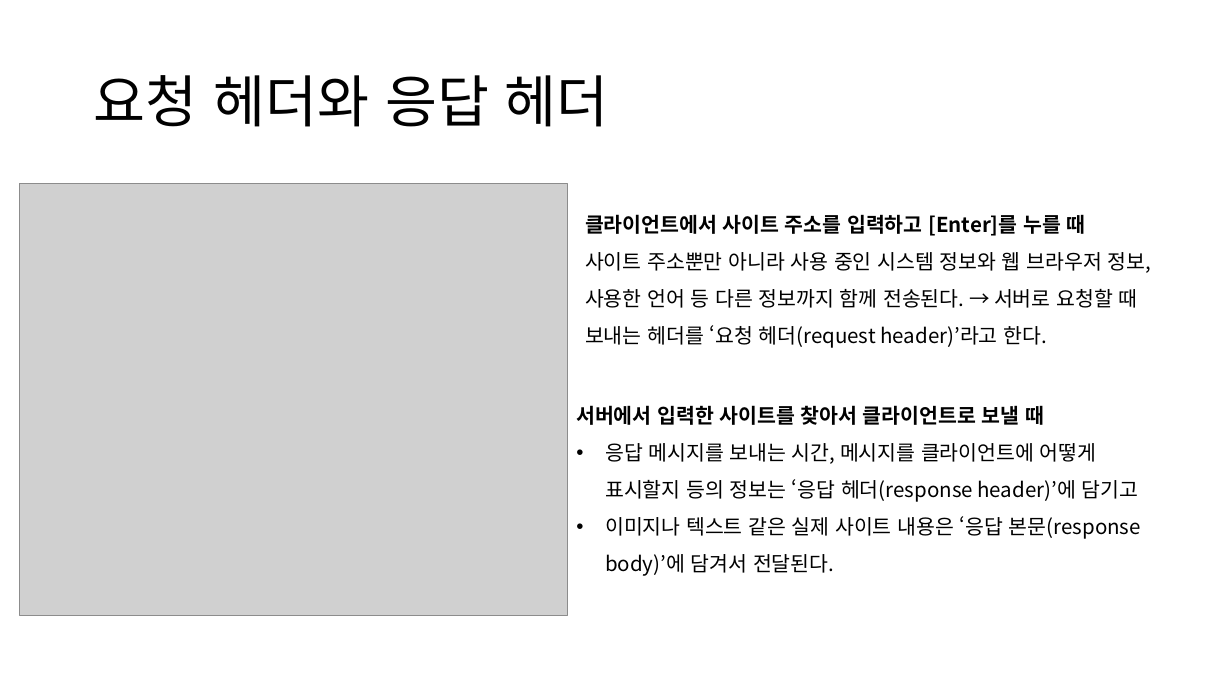
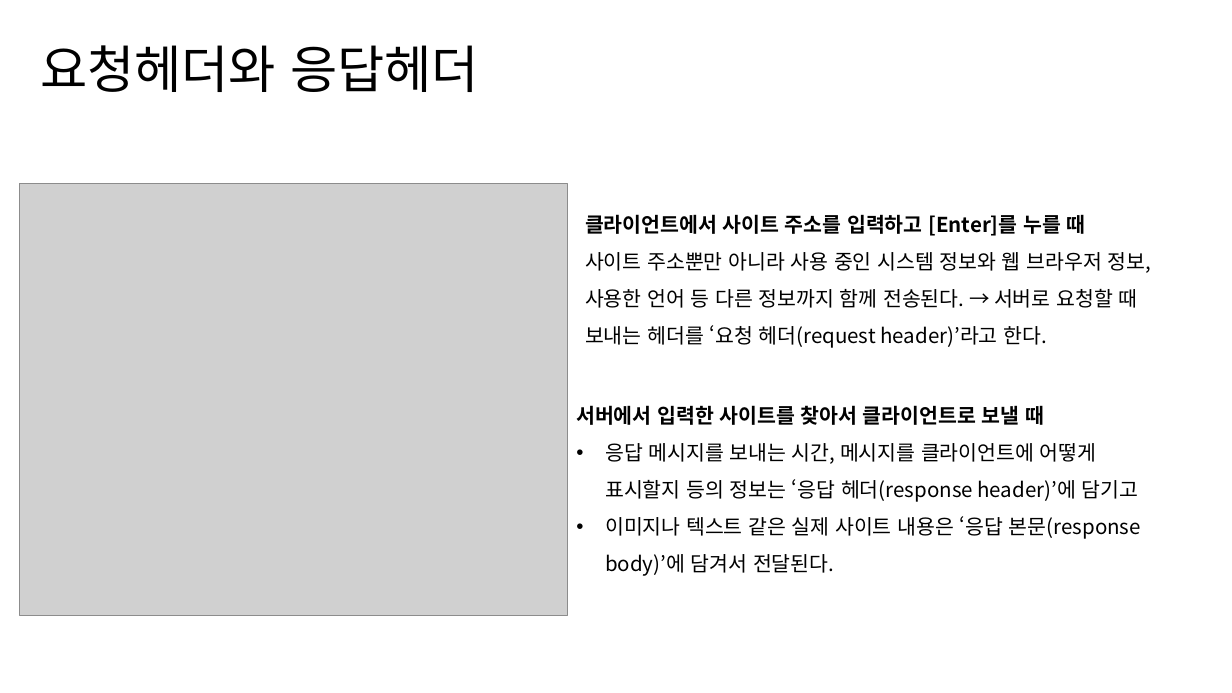
Before and after one commit to hizerdfo/poly_data_javascript_2023, a slide deck: slide 6 of 331-HTTP 통신/331-1.http통신.pptx. Drawn at 1232x693 pixels with LibreOffice and Linux fonts; fonts in the diff are those of the drawing; grey boxes stand for pictures. Boxes give left, top, right and bottom in pixels: in the first picture for what was removed or moved away, otherwise in the second. Text is boxed around its words. In the diff, an @@ line names an element or a change of style, - is before the commit and + after.

```diff
--- a/331-HTTP 통신/331-1.http통신.pptx
+++ b/331-HTTP 통신/331-1.http통신.pptx
@@ text "요청헤더와 응답헤더" at (40, 45, 479, 92): vertical alignment middle to top @@
@@ text at (40, 45, 479, 92): text changed; size 44 to 40 pt @@
-요청 헤더와 응답 헤더
+요청헤더와 응답헤더
```
Also in this commit, not shown: 8 other slides changed, 44 other files.
